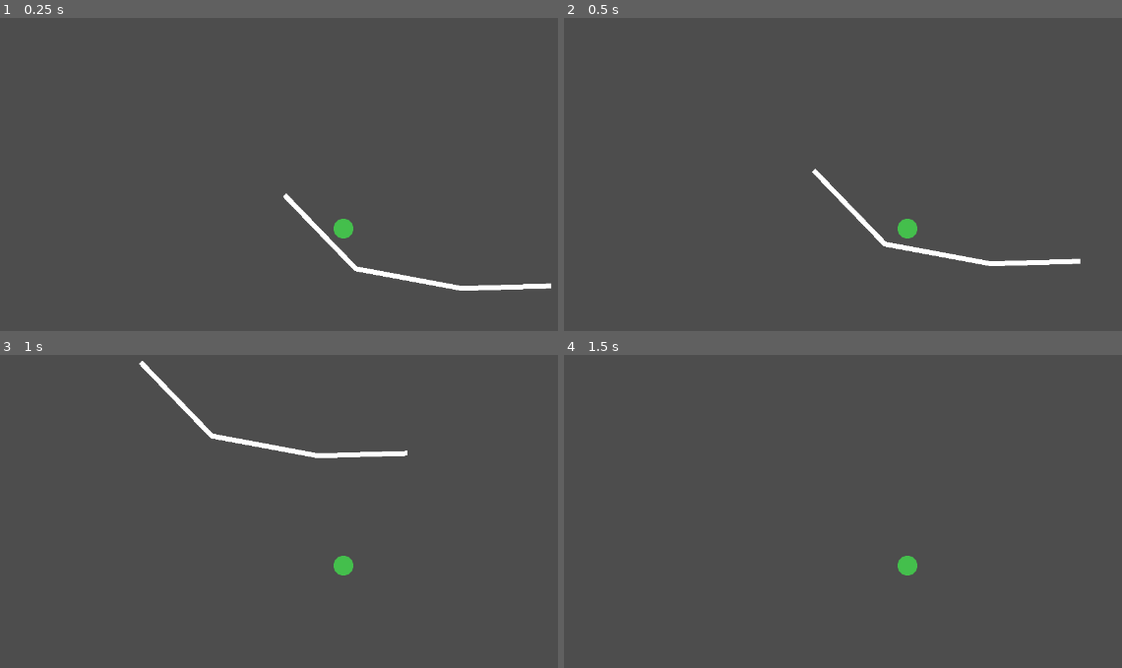
Above: before the commit, frames 1-4 (two rows, left to right).
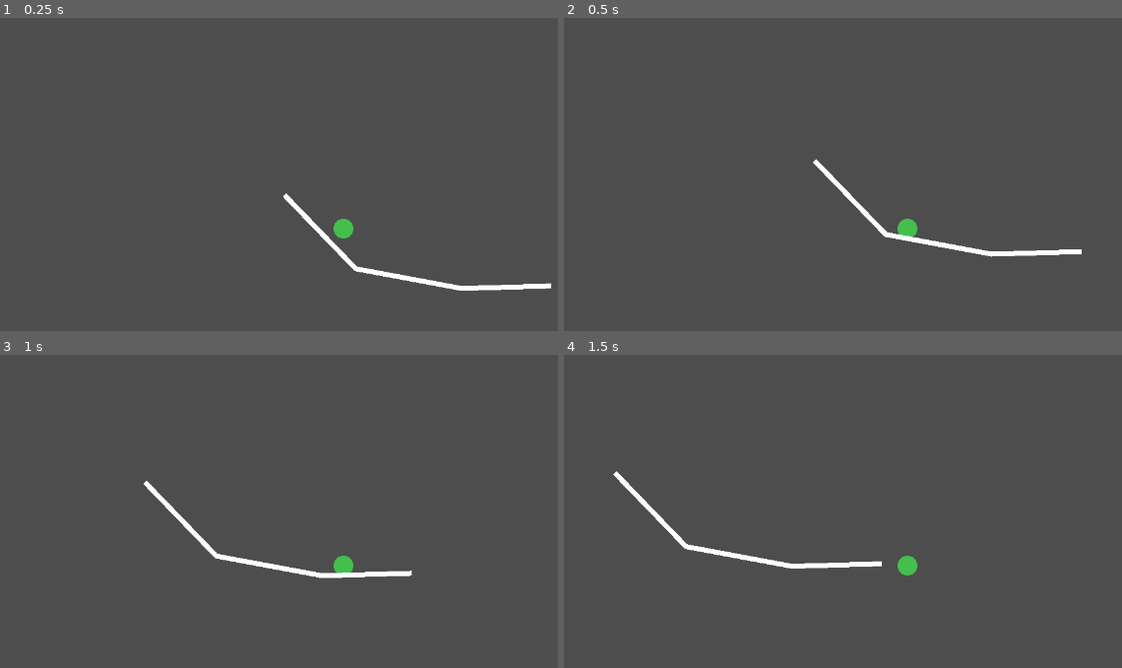
Above: after the commit, the same moments.

Repository: ekelch/cfac-jam
Game: Godot game, scene res://scenes/main.tscn
The game is run twice, just before and just after one commit, with the same random seed, the same clock (stepped at 60 frames per second) and the same inputs.
Inputs:
- Up to frame 1 (0.25 s): no input
- Up to frame 2 (0.5 s): no input
- Up to frame 3 (1 s): no input
- Up to frame 4 (1.5 s): no input

Frame 1 is identical in both runs. In frame 2, 1.8% of the frame differs, in the area x 44-93%, y 44-80%; in frame 3, 1.9%, in the area x 24-74%, y 1-72%; in frame 4, 0.9%.

Commit message:
first impl dyn colliders

Diff:
--- a/scenes/main.tscn
+++ b/scenes/main.tscn
@@ -1,11 +1,7 @@
-[gd_scene load_steps=4 format=3 uid="uid://v6qetackdm8j"]
+[gd_scene load_steps=3 format=3 uid="uid://v6qetackdm8j"]
 
 [ext_resource type="PackedScene" uid="uid://b0oud6uapcyp0" path="res://scenes/player.tscn" id="1_eeafu"]
 [ext_resource type="Script" path="res://scripts/line.gd" id="2_dkgod"]
-
-[sub_resource type="SegmentShape2D" id="SegmentShape2D_walge"]
-a = Vector2(-45, 3)
-b = Vector2(52, 76)
 
 [node name="Main" type="Node"]
 
@@ -18,6 +14,3 @@
 points = PackedVector2Array(-48, 1, 10, 61, 96, 77, 169, 75)
 width = 4.0
 antialiased = true
-
-[node name="CollisionShape2D" type="CollisionShape2D" parent="line"]
-shape = SubResource("SegmentShape2D_walge")
--- a/scripts/line.gd
+++ b/scripts/line.gd
@@ -1,9 +1,16 @@
 extends StaticBody2D
 
+@onready var line_2d: Line2D = $Line2D
 
 # Called when the node enters the scene tree for the first time.
 func _ready() -> void:
-	print(position)
+	for i in line_2d.points.size() - 1:
+		var segment = SegmentShape2D.new()
+		segment.a = line_2d.points[i]
+		segment.b = line_2d.points[i + 1]
+		var collider = CollisionShape2D.new()
+		collider.shape = segment
+		self.add_child(collider)
 
 
 # Called every frame. 'delta' is the elapsed time since the previous frame.
